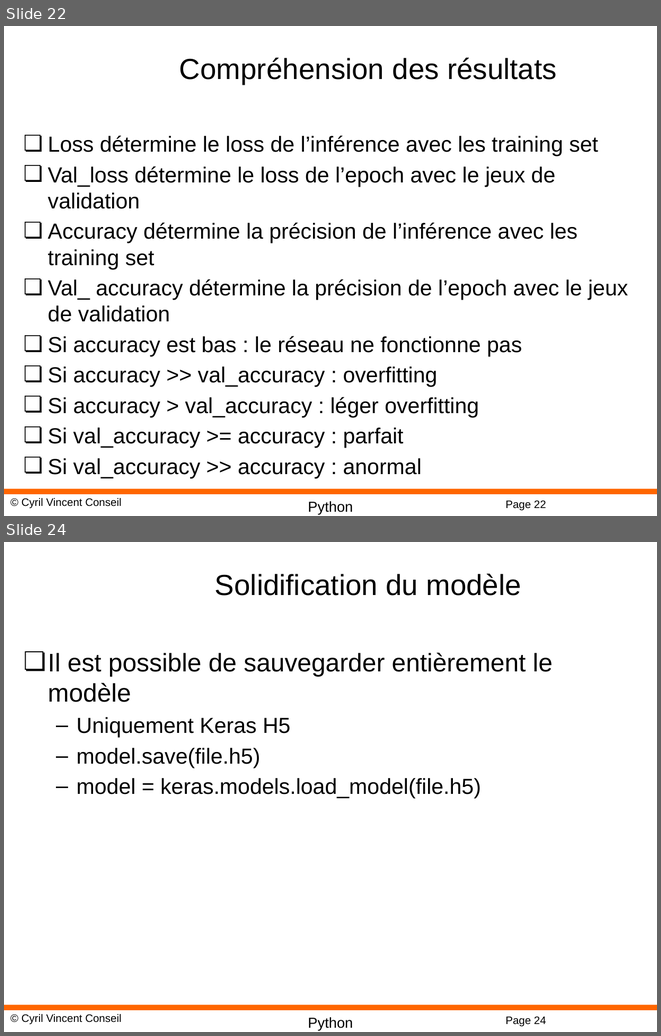
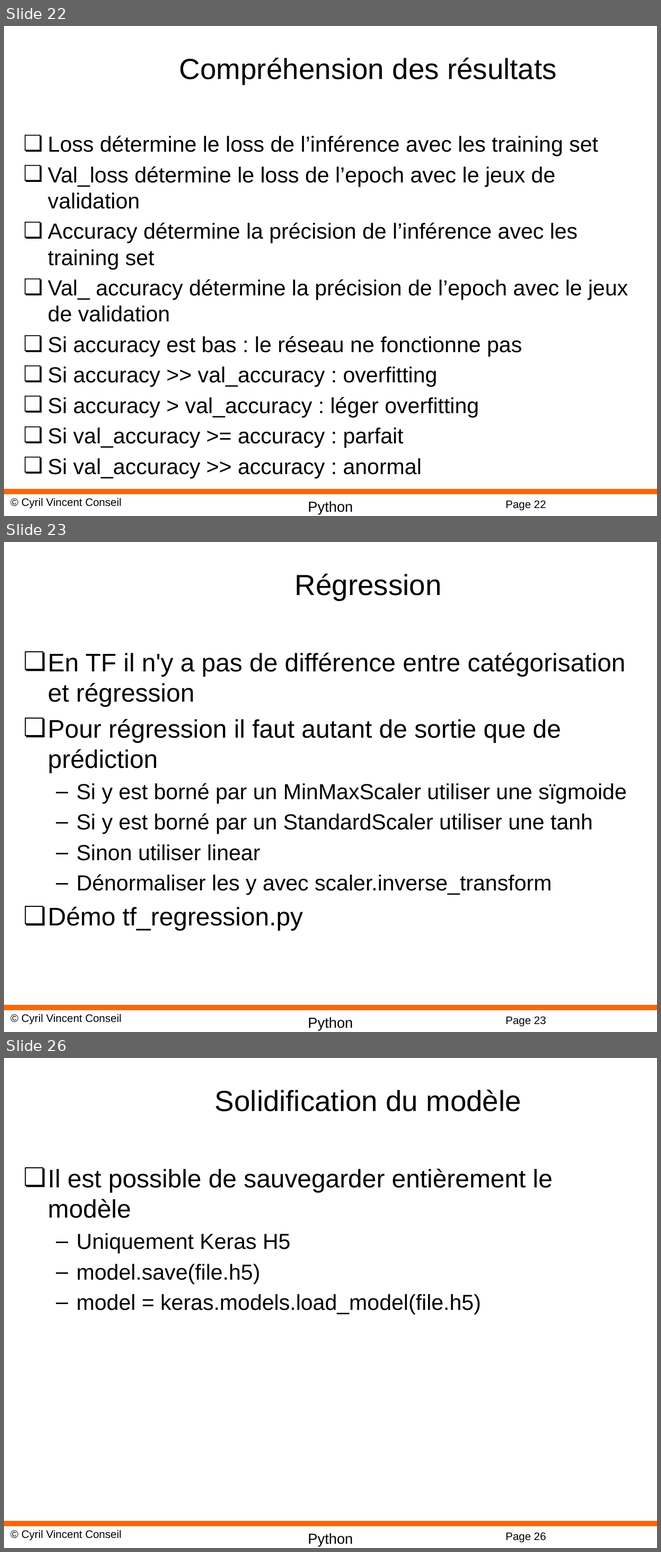
Before and after one commit to cyrilvincent/ML, a slide deck: PPT/DeepLearning09-Keras.pptx. Shown one above the other, each under a label of ours: slides 22 and 24 before the commit, slides 22, 23 and 26 after it; the slides between them are not shown. The pictures are 661x1036 and 661x1552 pixels, drawn with LibreOffice and Linux fonts; fonts in the diff are those of the drawing; background and template pictures are left out. Boxes give left, top, right and bottom in pixels: in the first picture for what was removed or moved away, otherwise in the second. Text is boxed around its words. In the diff, an @@ line names an element or a change of style, - is before the commit and + after.

```diff
--- a/PPT/DeepLearning09-Keras.pptx
+++ b/PPT/DeepLearning09-Keras.pptx
@@ slide 23 added at bbox=[4, 542, 657, 1032], background #FFFFFF; not listed: 4 template elements that a slide beside it also shows @@
@@ title added at bbox=[295, 573, 442, 600], 32 pt, text #000000 @@
+Régression
@@ text added at bbox=[48, 652, 627, 930], 24 pt, text #000000 @@
+❏ En TF il n'y a pas de différence entre catégorisation et régression
+❏ Pour régression il faut autant de sortie que de prédiction
+  – Si y est borné par un MinMaxScaler utiliser une sïgmoide
+  – Si y est borné par un StandardScaler utiliser une tanh
+  – Sinon utiliser linear
+  – Dénormaliser les y avec scaler.inverse_transform
+❏ Démo tf_regression.py
@@ what was slide 24 is now slide 26 @@
@@ page number at bbox=[505, 1532, 546, 1542]: text changed @@
-Page 24
+Page 26
```
Also in this commit, not shown: 1 slide changed, 1 other slide added.
